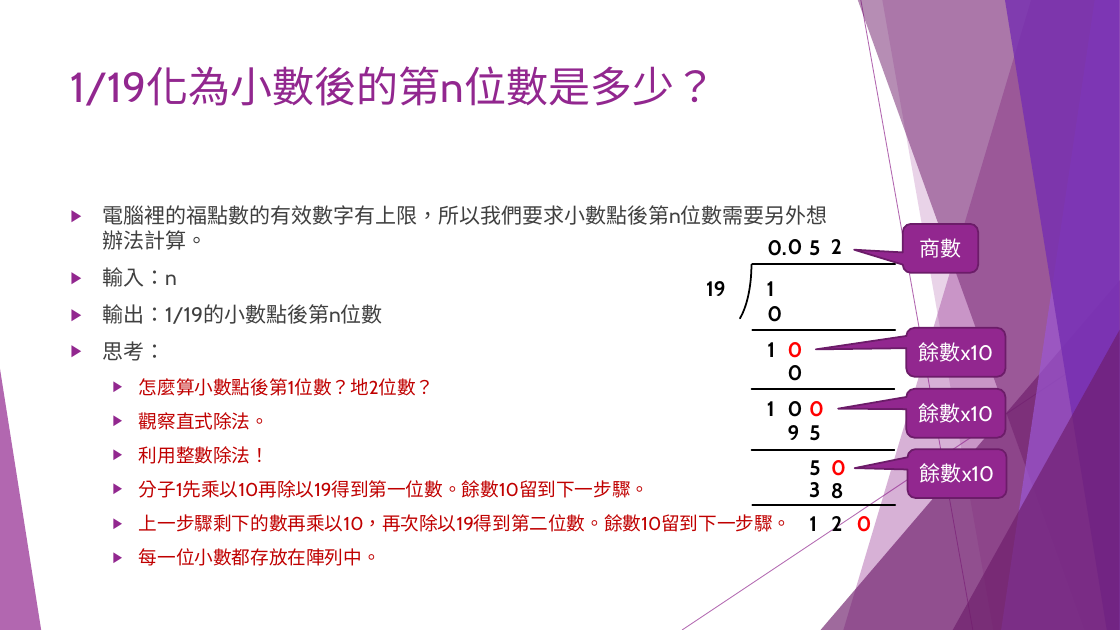
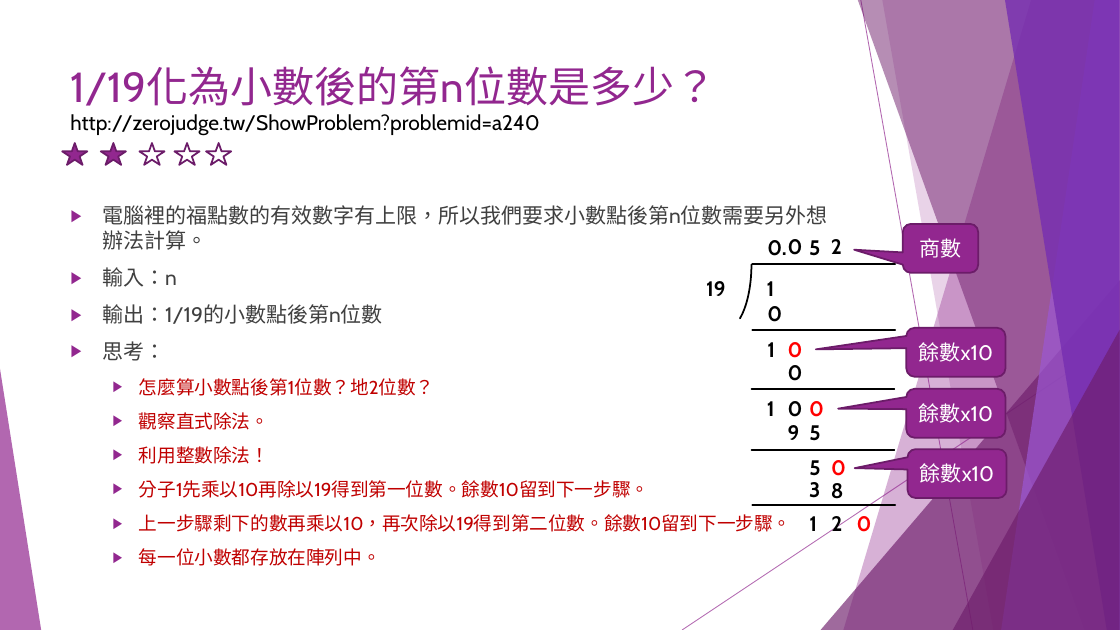
Before and after one commit to liulawsi/My_PPTs, a slide deck: slide 33 of CHING JIAN/C_Class/A1_邏輯思考訓練題.pptx (slide 34 before the commit). Drawn at 1120x630 pixels with LibreOffice and Linux fonts; fonts in the diff are those of the drawing. Boxes give left, top, right and bottom in pixels: in the first picture for what was removed or moved away, otherwise in the second. Text is boxed around its words. In the diff, an @@ line names an element or a change of style, - is before the commit and + after.

Commit message:
2021/1/1

```diff
--- a/CHING JIAN/C_Class/A1_邏輯思考訓練題.pptx
+++ b/CHING JIAN/C_Class/A1_邏輯思考訓練題.pptx
@@ text added at <box>70,114,540,136</box>, 18 pt, text #000000 @@
+http://zerojudge.tw/ShowProblem?problemid=a240
@@ group added at <box>62,143,231,165</box>: 5 stars @@
```
Also in this commit, not shown: 3 other slides changed, 12 slides added.
